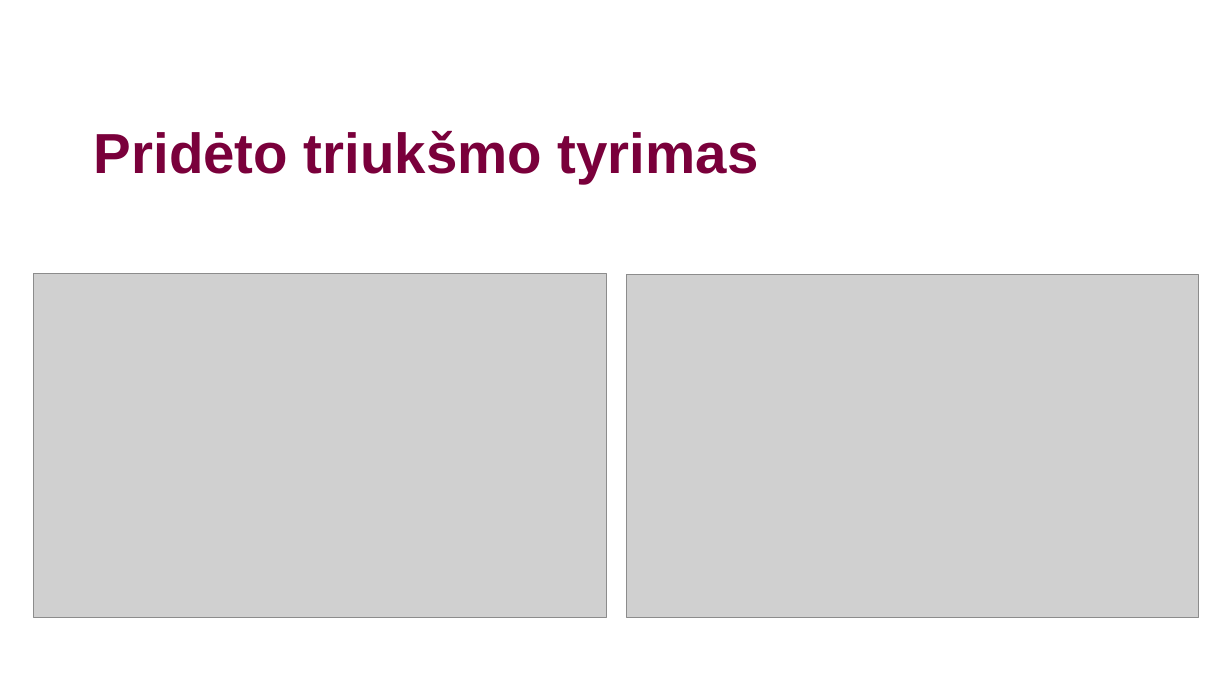
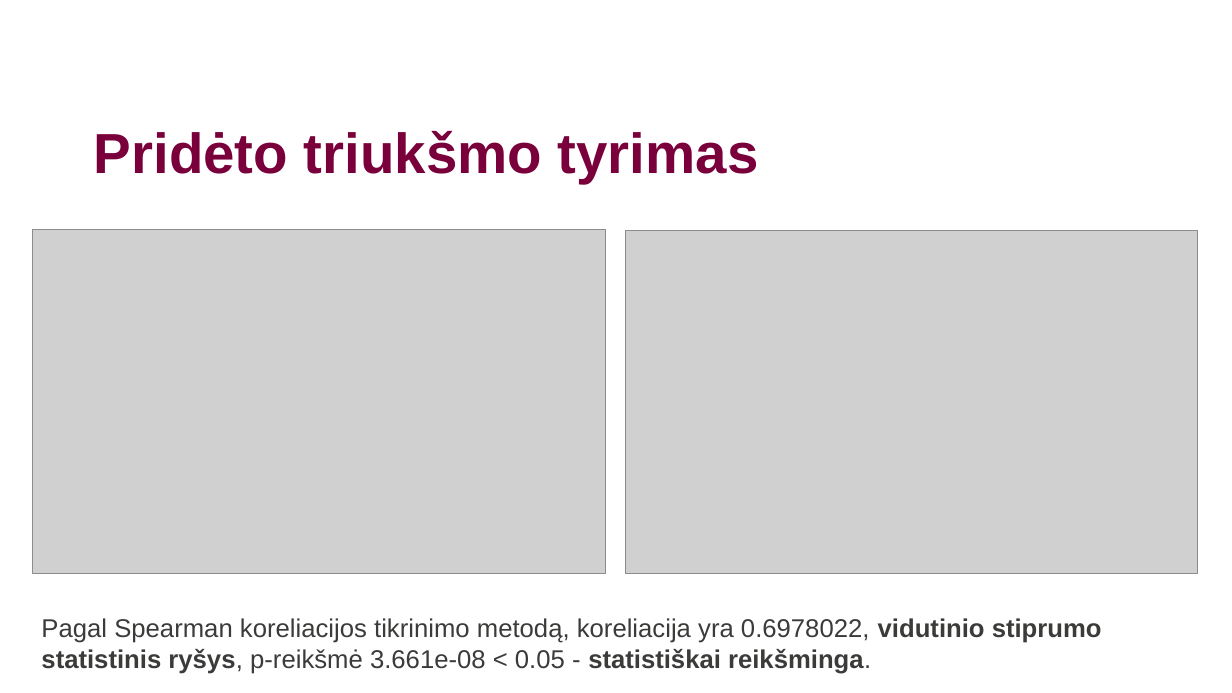
Before and after one commit to PauliusMilmantas/Bakalaurinis_darbas, a slide deck: slide 8 of Straipsnis/Pristatymas.pptx. Drawn at 1232x693 pixels with LibreOffice and Linux fonts; fonts in the diff are those of the drawing; grey boxes stand for pictures; background and template pictures are left out. Boxes give left, top, right and bottom in pixels: in the first picture for what was removed or moved away, otherwise in the second. Text is boxed around its words. In the diff, an @@ line names an element or a change of style, - is before the commit and + after.

```diff
--- a/Straipsnis/Pristatymas.pptx
+++ b/Straipsnis/Pristatymas.pptx
@@ picture: place and size @@
-picture at bbox=[33, 274, 606, 617]
+picture at bbox=[32, 229, 605, 573]
@@ picture: place and size @@
-picture at bbox=[627, 274, 1199, 617]
+picture at bbox=[626, 230, 1198, 573]
@@ text added at bbox=[41, 618, 1102, 674], 20 pt, text #3B3C3A @@
+Pagal Spearman koreliacijos tikrinimo metodą, koreliacija yra 0.6978022, vidutinio stiprumo statistinis ryšys, p-reikšmė 3.661e-08 < 0.05 - statistiškai reikšminga.
```
Also in this commit, not shown: 3 other slides changed, 1 slide added, 2 slides removed, 1 other file.
